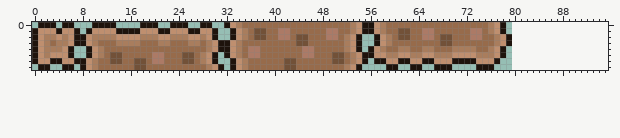
Sprite sheet -- assets/gfx/blocks.png. This is how it looked before the edit.
The file is 160x16 pixels, drawn in blocks of 2x2; one block is one cell here. The old version is drawn lined up with the new one, on the new canvas.
The same view after the edit:
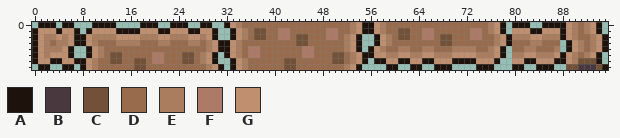
Palette (. is transparent): A #1e130c  B #49393f  C #725138  D #976b4b  E #a97d5d  F #ac7a66  G #bf8f6f
What changed:
{"change": "canvas 80x8 -> 96x8"}
{"y":0,"x":80,"old":"...","new":"AAA"}
{"y":0,"x":85,"old":"..........","new":"AAAAGEDEGA"}
{"y":1,"x":80,"old":"...............","new":"GGGAAGGGAGEDEGA"}
{"y":2,"x":80,"old":"................","new":"EEEGGEEEAGEDDEGA"}
{"y":3,"x":80,"old":"........","new":"DDDEEDDD"}
{"y":3,"x":89,"old":".......","new":"AGEDEGA"}
{"y":4,"x":80,"old":"........","new":"DDEEDDDE"}
{"y":4,"x":89,"old":".......","new":"AGEDEGA"}
{"y":5,"x":80,"old":"...............","new":"EEGGEEEGAGEDEGA"}
{"y":6,"x":80,"old":"...............","new":"GGAAGGGAAGECCCA"}
{"y":7,"x":80,"old":"..","new":"AA"}
{"y":7,"x":84,"old":"...","new":"AAA"}
{"y":7,"x":89,"old":".......","new":"CCBBBCA"}
{"label":"added","picture_box":[512,22,608,70]}
